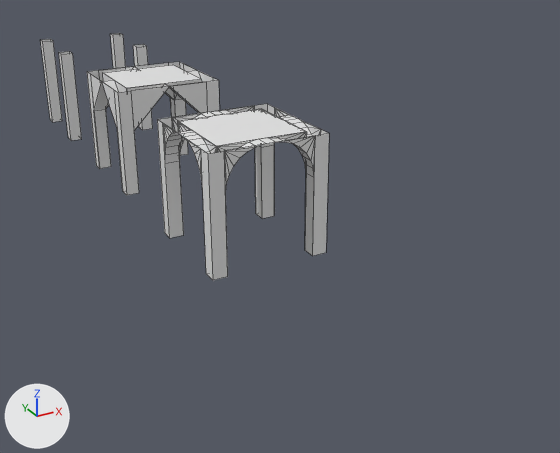
The Blender file Assets/Models/Vault.blend, before and after one commit.
Camera for both pictures: a camera (50 mm lens) standing at (-2.56, -7.29, 2.72) and looking at (0.52, -1.7, -0.08). Every picture has the same lights, and +X, +Y and +Z are marked at lower left. Mesh edges are drawn as thin lines.

The scene before the commit, as lines of its bpy script (objects in view):
```python
me_plane_004 = bpy.data.meshes.new('Plane.004')
me_plane_004.from_pydata(...)  # 32 vertices, 16 faces; spans x -0.5..0.5, y -0.5..0.5, z -0.5..0.5
me_plane_005 = bpy.data.meshes.new('Plane.005')
me_plane_005.from_pydata(...)  # 156 vertices, 213 faces; spans x -0.5..0.5, y -0.5..0.5, z -0.5..0.5
me_plane_005.polygons.foreach_set('use_smooth', [True] * 213)
me_plane_007 = bpy.data.meshes.new('Plane.007')
me_plane_007.from_pydata(...)  # 52 vertices, 65 faces; spans x -0.5..0.5, y -0.5..0.5, z -0.5..0.5
ob_archvault = bpy.data.objects.new('ArchVault', me_plane_005)
ob_archvault.location = (0.0, -2.0, 0.5)
ob_rhombusvault = bpy.data.objects.new('RhombusVault', me_plane_007)
ob_rhombusvault.location = (0.0, 0.0, 0.5)
ob_vaultpillars = bpy.data.objects.new('VaultPillars', me_plane_004)
ob_vaultpillars.location = (0.0, 2.0, 0.5)
```
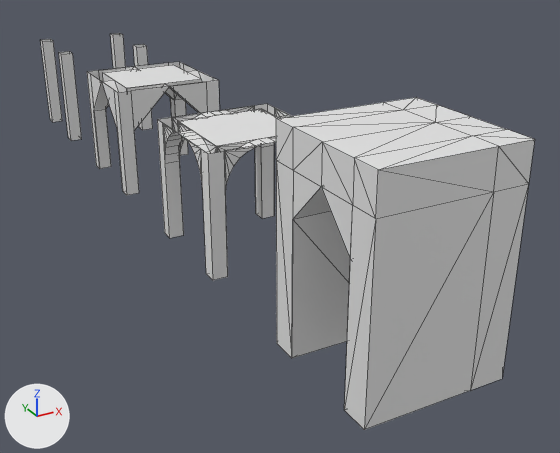
The change, as a diff of the scene's bpy script:
```diff
--- a/Assets/Models/Vault.blend.py
+++ b/Assets/Models/Vault.blend.py
@@ me_cube_001 @@
+me_cube_001.from_pydata(...)  # 46 vertices, 94 faces; spans x -0.5..0.5, y -0.5..0.5, z 0.0..1.5
@@ ob_rhombusdoor @@
+ob_rhombusdoor = bpy.data.objects.new('RhombusDoor', me_cube_001)
+ob_rhombusdoor.location = (0.0, -4.0, 0.0)
```

Changed parts and their boxes (x1, y1, x2, y2) in the pictures (560 x 453 px):
'RhombusDoor', added
    after: (276, 97, 535, 430)
